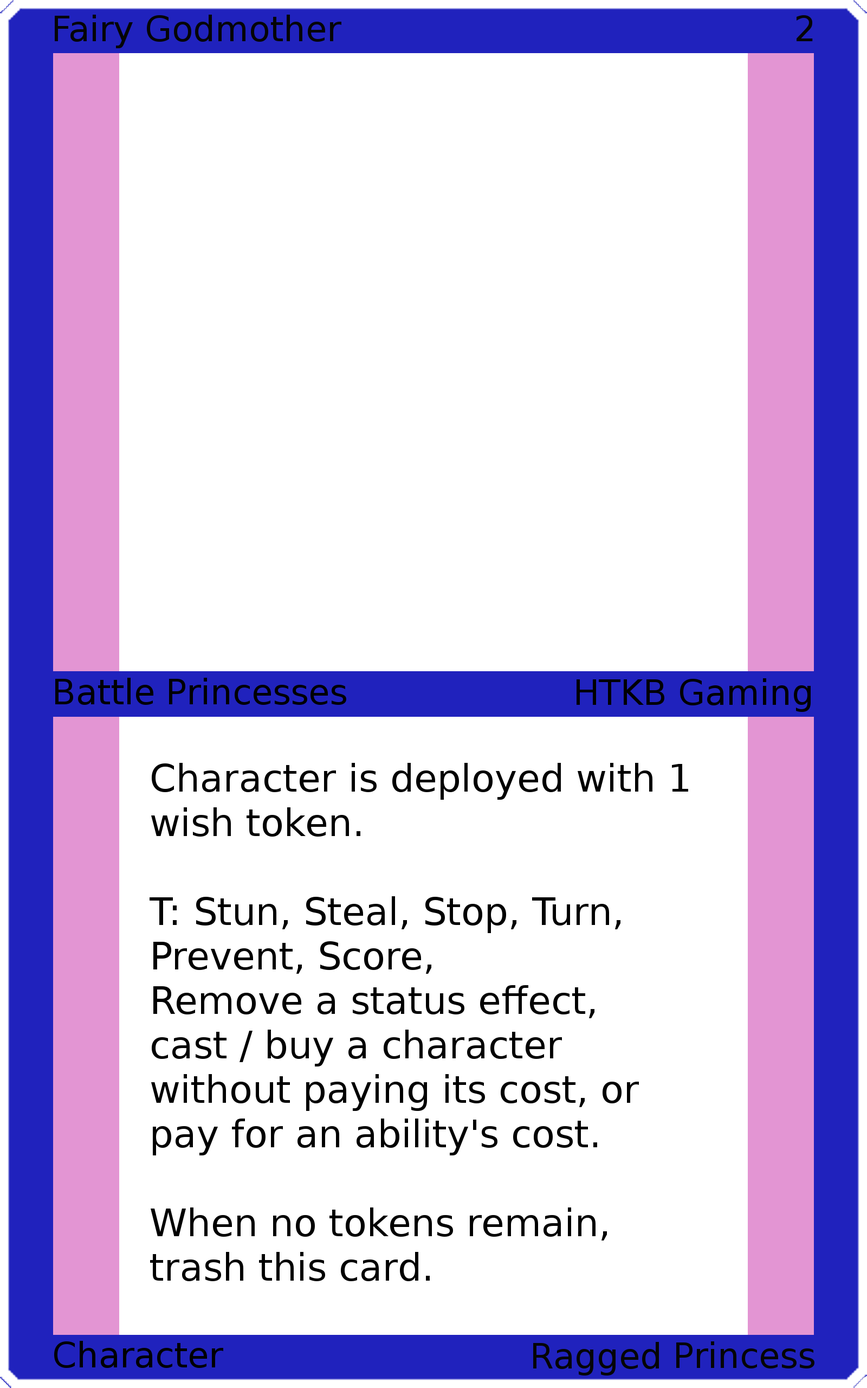
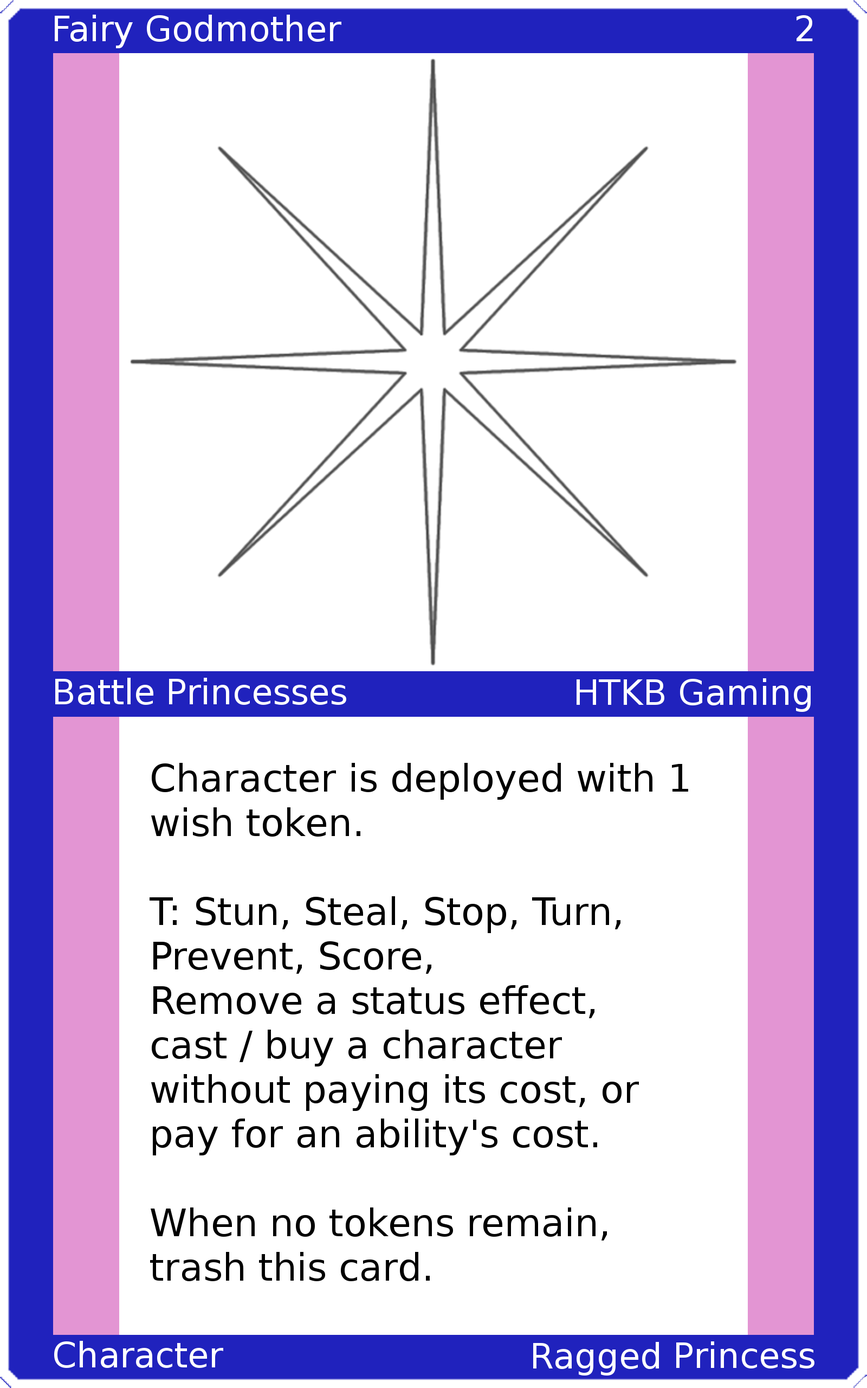
Two versions of the same layered image (867px x 1388px). Layer-by-layer changes:
painted on "Upper Left" over 54, 14, 342, 49
painted on "Upper Right" over 796, 15, 814, 42
painted on "Mid Left" over 55, 677, 347, 705
painted on "Mid Right" over 576, 678, 811, 712
painted on "Bottom Left" over 54, 1340, 224, 1368
painted on "Bottom Right" over 533, 1340, 815, 1376
added layer "Art" above "Top Background" over 129, 57, 738, 666
